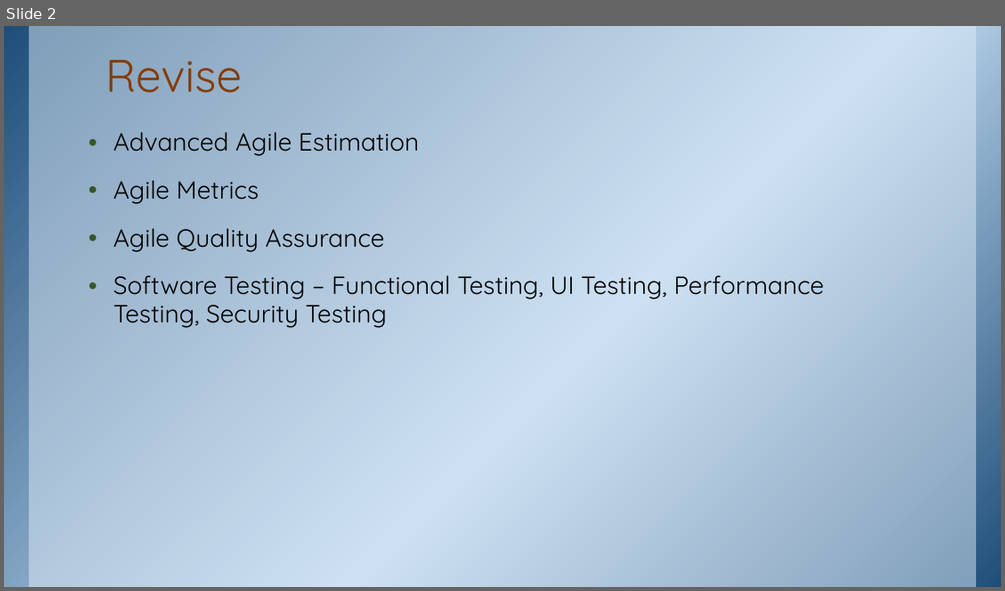
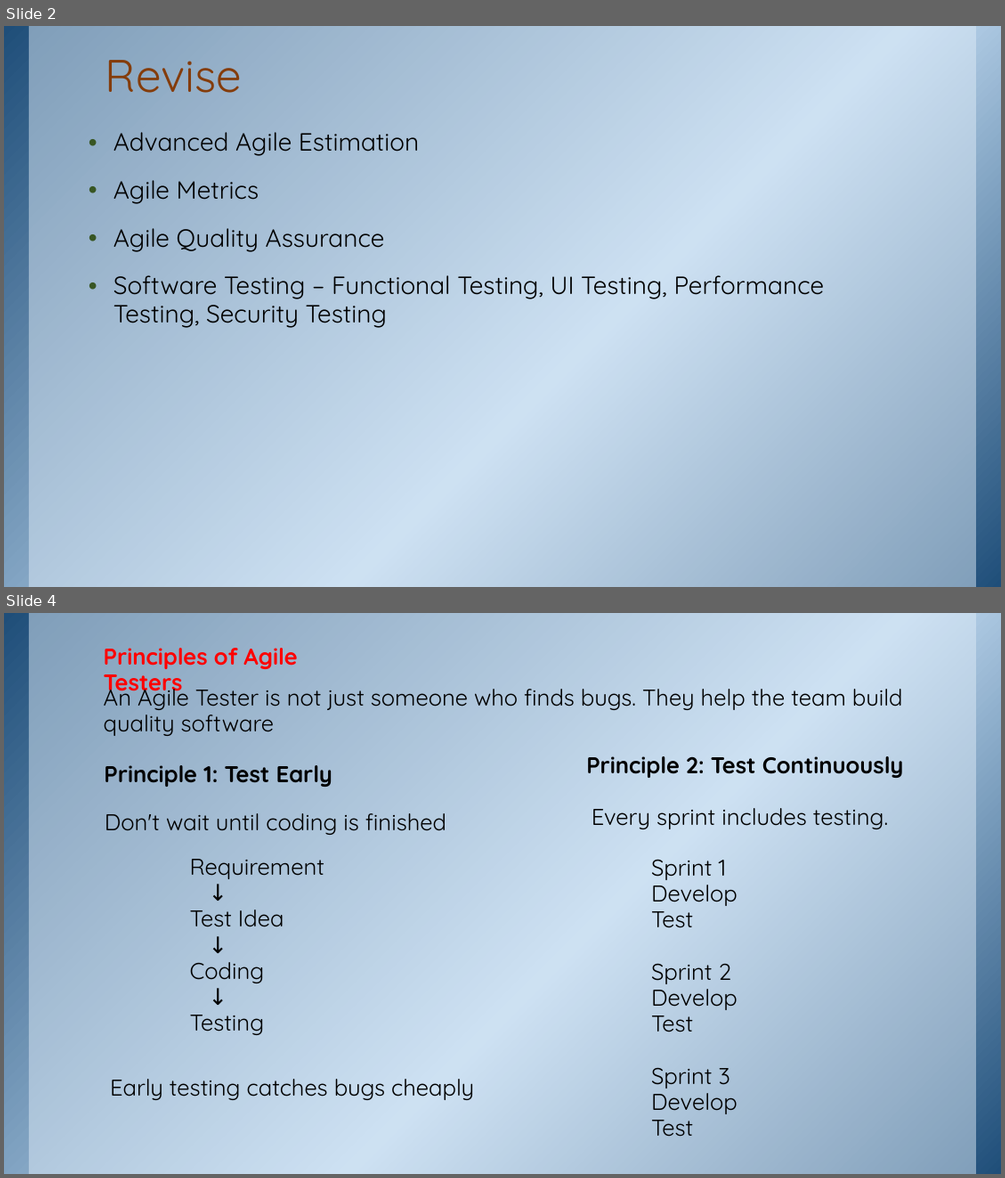
Before and after one commit to ketkiinamdar/IGCOE, a slide deck: TE - Lecture-8-4Aug2026.pptx. Shown one above the other, each under a label of ours: slide 2 before the commit, slides 2 and 4 after it; the slides between them are not shown. The pictures are 1005x591 and 1005x1178 pixels, drawn with LibreOffice and Linux fonts; fonts in the diff are those of the drawing; background and template pictures are left out. Boxes give left, top, right and bottom in pixels: in the first picture for what was removed or moved away, otherwise in the second. Text is boxed around its words. In the diff, an @@ line names an element or a change of style, - is before the commit and + after.

```diff
--- a/TE - Lecture-8-4Aug2026.pptx
+++ b/TE - Lecture-8-4Aug2026.pptx
@@ slide 4 added at bbox=[4, 613, 1001, 1174], background picture (left out); not listed: 2 template elements that a slide beside it also shows @@
@@ text added at bbox=[104, 648, 297, 697], 22 pt, text #FF0000, bold @@
+Principles of Agile Testers
@@ text added at bbox=[104, 682, 903, 736], 22 pt, text #000000 @@
+An Agile Tester is not just someone who finds bugs. They help the team build quality software
@@ text added at bbox=[104, 765, 332, 787], 22 pt, text #000000, bold @@
+Principle 1: Test Early
@@ text added at bbox=[586, 756, 904, 778], 22 pt, text #000000, bold @@
+Principle 2: Test Continuously
@@ text added at bbox=[105, 813, 446, 835], 22 pt, text #000000 @@
+Don't wait until coding is finished
@@ text added at bbox=[591, 808, 888, 829], 22 pt, text #000000 @@
+Every sprint includes testing.
@@ text added at bbox=[190, 859, 324, 1035], 22 pt, text #000000 @@
+Requirement
+↓
+Test Idea
+↓
+Coding
+↓
+Testing
@@ text added at bbox=[651, 859, 737, 1136], 22 pt, text #000000 @@
+Sprint 1
+Develop
+Test
+Sprint 2
+Develop
+Test
+Sprint 3
+Develop
+Test
@@ text added at bbox=[110, 1078, 474, 1100], 22 pt, text #000000 @@
+Early testing catches bugs cheaply
```
Also in this commit, not shown: 1 slide changed, 16 other slides added, 1 slide removed, 1 other file.
